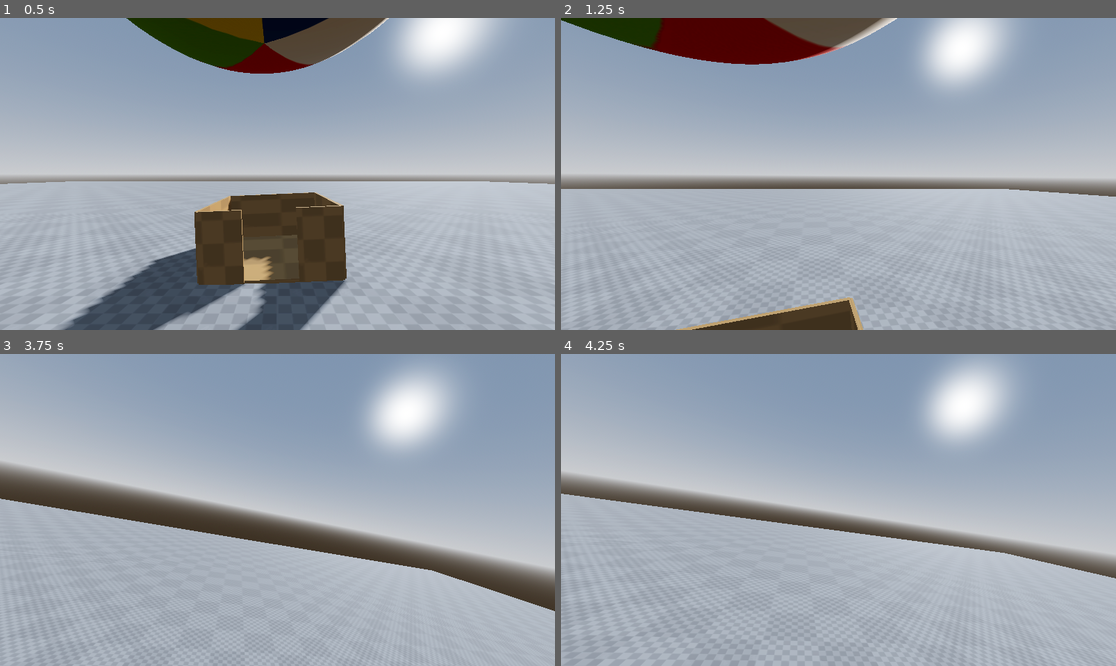
Above: before the commit, frames 1-4 (two rows, left to right).
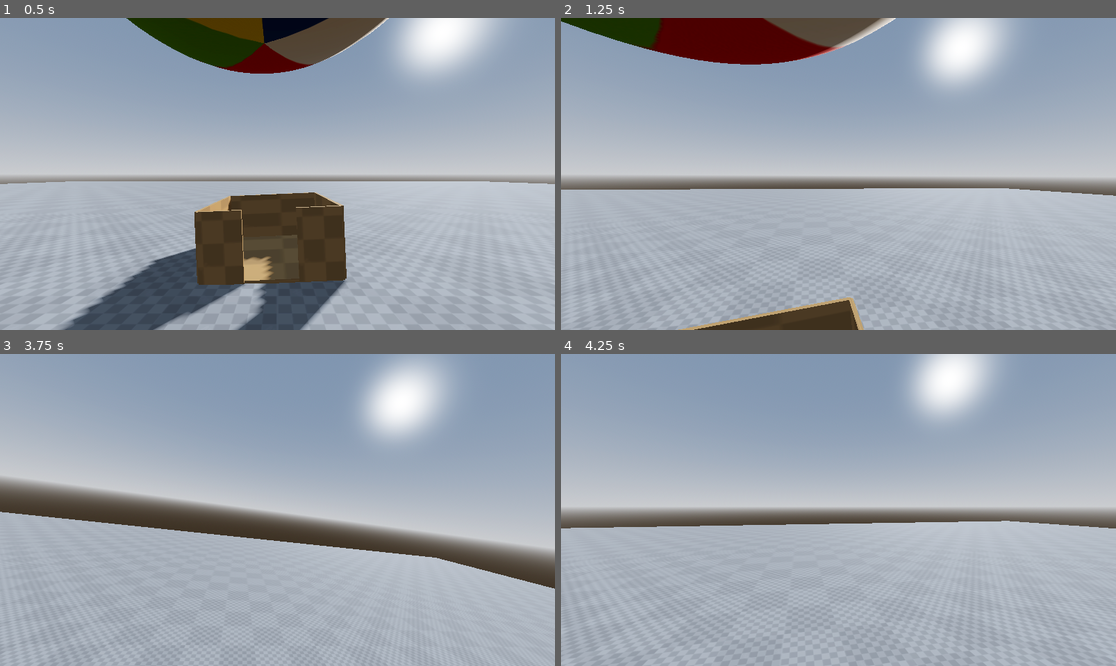
Above: after the commit, the same moments.

Repository: MagmaC4/Envelope
Game: Godot game, scene res://Scenes/master.tscn
The game is run twice, just before and just after one commit, with the same random seed, the same clock (stepped at 60 frames per second) and the same inputs.
Inputs (mouse positions are in pixels of both pictures, inside the frame that each line leads up to):
- Up to frame 1 (0.5 s): no input
- Up to frame 2 (1.25 s): move the mouse to (866, 174) at 0.52 s; press the mouse at (866, 174) at 0.53 s; hold W (move_forward) from 0.53 s (still down); tap Space (move_jump) at 0.77 s
- Up to frame 3 (3.75 s): keep holding W (move_forward); move the mouse to (249, 510) at 1.27 s; release the mouse at (249, 510) at 1.28 s; tap Shift (sprint) at 1.35, 2.85 s; tap Space (move_jump) at 1.52, 3.02 s; move the mouse to (288, 503) at 2.02 s; press the mouse at (288, 503) at 2.03 s; move the mouse to (271, 516) at 2.77 s; release the mouse at (271, 516) at 2.78 s; move the mouse to (316, 513) at 3.52 s; press the mouse at (316, 513) at 3.53 s
- Up to frame 4 (4.25 s): keep holding W (move_forward); tap Space (move_jump) at 3.77 s

Frame 1 is identical in both runs. In frame 2, 0.3% of the frame differs, in the area x 0-100%, y 0-100%; in frame 3, 11%; in frame 4, 15%.

Commit message:
Add a player twin that acts as the trigger to embark / disembark the vehicle

Diff:
--- a/Scenes/balloon_vehicle.tscn
+++ b/Scenes/balloon_vehicle.tscn
@@ -100,10 +100,12 @@
 shape = SubResource("SphereShape3D_qbobt")
 
 [node name="CabinTrigger" type="Area3D" parent="." unique_id=504987787]
+visible = false
+metadata/_edit_group_ = true
 
 [node name="CollisionShape3D" type="CollisionShape3D" parent="CabinTrigger" unique_id=1665337693]
 transform = Transform3D(1, 0, 0, 0, 1, 0, 0, 0, 1, -0.019798279, 1.418437, 0.008178711)
 shape = SubResource("BoxShape3D_qbobt")
 
-[connection signal="body_entered" from="CabinTrigger" to="." method="_on_cabin_trigger_body_entered"]
-[connection signal="body_exited" from="CabinTrigger" to="." method="_on_cabin_trigger_body_exited"]
+[connection signal="area_entered" from="CabinTrigger" to="." method="_on_cabin_trigger_area_entered"]
+[connection signal="area_exited" from="CabinTrigger" to="." method="_on_cabin_trigger_area_exited"]
--- a/Scenes/master.tscn
+++ b/Scenes/master.tscn
@@ -2,13 +2,8 @@
 
 [ext_resource type="Material" uid="uid://m8326m50smh5" path="res://Assets/Materials/test_grid_gray.tres" id="1_dla66"]
 [ext_resource type="PackedScene" uid="uid://dkxgf5ykudbxe" path="res://Scenes/player.tscn" id="2_ui57x"]
+[ext_resource type="PackedScene" uid="uid://ymqqkd6ygbrp" path="res://Scenes/player_twin.tscn" id="3_et0fo"]
 [ext_resource type="PackedScene" uid="uid://bexei880yacly" path="res://Scenes/balloon_vehicle.tscn" id="3_ui57x"]
-
-[sub_resource type="PlaneMesh" id="PlaneMesh_2xxif"]
-material = ExtResource("1_dla66")
-
-[sub_resource type="ConcavePolygonShape3D" id="ConcavePolygonShape3D_et0fo"]
-data = PackedVector3Array(1, 0, 1, -1, 0, 1, 1, 0, -1, -1, 0, 1, -1, 0, -1, 1, 0, -1)
 
 [sub_resource type="ProceduralSkyMaterial" id="ProceduralSkyMaterial_dla66"]
 sky_horizon_color = Color(0.66224277, 0.6717428, 0.6867428, 1)
@@ -23,7 +18,29 @@
 tonemap_mode = 2
 glow_enabled = true
 
+[sub_resource type="PlaneMesh" id="PlaneMesh_2xxif"]
+material = ExtResource("1_dla66")
+
+[sub_resource type="ConcavePolygonShape3D" id="ConcavePolygonShape3D_et0fo"]
+data = PackedVector3Array(1, 0, 1, -1, 0, 1, 1, 0, -1, -1, 0, 1, -1, 0, -1, 1, 0, -1)
+
 [node name="Master" type="Node3D" unique_id=925668592]
+
+[node name="WorldEnvironment" type="WorldEnvironment" parent="." unique_id=1096933158]
+environment = SubResource("Environment_2xxif")
+
+[node name="DirectionalLight3D" type="DirectionalLight3D" parent="." unique_id=86133595]
+transform = Transform3D(-0.77714586, -0.30028582, 0.5530576, 0, 0.8788171, 0.47715878, -0.6293205, 0.37082198, -0.68296903, 0, 0, 0)
+shadow_enabled = true
+
+[node name="Player" parent="." unique_id=674056149 instance=ExtResource("2_ui57x")]
+transform = Transform3D(1, 0, 0, 0, 1, 0, 0, 0, 1, 0, 1, 0)
+
+[node name="PlayerTwin" parent="." unique_id=41360756 instance=ExtResource("3_et0fo")]
+visible = false
+
+[node name="BalloonVehicle" parent="." unique_id=58244521 instance=ExtResource("3_ui57x")]
+transform = Transform3D(1, 0, 0, 0, 1, 0, 0, 0, 1, -0.07545018, 0.025, -3.787043)
 
 [node name="Ground" type="MeshInstance3D" parent="." unique_id=705273356]
 transform = Transform3D(41.62596, 0, 0, 0, 41.62596, 0, 0, 0, 41.62596, 0, 0, 0)
@@ -35,16 +52,3 @@
 
 [node name="CollisionShape3D" type="CollisionShape3D" parent="Ground/StaticBody3D" unique_id=1347175671]
 shape = SubResource("ConcavePolygonShape3D_et0fo")
-
-[node name="WorldEnvironment" type="WorldEnvironment" parent="." unique_id=1096933158]
-environment = SubResource("Environment_2xxif")
-
-[node name="DirectionalLight3D" type="DirectionalLight3D" parent="." unique_id=86133595]
-transform = Transform3D(-0.77714586, -0.30028582, 0.5530576, 0, 0.8788171, 0.47715878, -0.6293205, 0.37082198, -0.68296903, 0, 0, 0)
-shadow_enabled = true
-
-[node name="Player" parent="." unique_id=674056149 instance=ExtResource("2_ui57x")]
-transform = Transform3D(1, 0, 0, 0, 1, 0, 0, 0, 1, 0, 1, 0)
-
-[node name="BalloonVehicle" parent="." unique_id=58244521 instance=ExtResource("3_ui57x")]
-transform = Transform3D(1, 0, 0, 0, 1, 0, 0, 0, 1, -0.07545018, 0.025, -3.787043)
--- /dev/null
+++ b/Scenes/player_twin.tscn
@@ -0,0 +1,13 @@
+[gd_scene format=3 uid="uid://ymqqkd6ygbrp"]
+
+[ext_resource type="Script" uid="uid://dfylilmgyqvlw" path="res://Scripts/player_twin.gd" id="1_5pbc6"]
+
+[sub_resource type="CapsuleShape3D" id="CapsuleShape3D_b3lv2"]
+
+[node name="PlayerTwin" type="Area3D" unique_id=1320773519 groups=["PlayerTwin"]]
+script = ExtResource("1_5pbc6")
+metadata/_edit_lock_ = true
+metadata/_edit_group_ = true
+
+[node name="CollisionShape3D" type="CollisionShape3D" parent="." unique_id=1230735200]
+shape = SubResource("CapsuleShape3D_b3lv2")
--- a/Scripts/balloon_vehicle.gd
+++ b/Scripts/balloon_vehicle.gd
@@ -32,31 +32,24 @@
 	tween.tween_property(self, "rotation:z", deg_to_rad(-15), 3.0 )
 	tween.tween_property(self, "rotation:z", 0.0, 3.0 )
 
-# Make player position local to the vehicle
-func _on_cabin_trigger_body_entered(body: Node3D) -> void:
-	if body.is_in_group("Player"):
+func _on_cabin_trigger_area_entered(area: Area3D) -> void:
+	if area.is_in_group("PlayerTwin"):
 		print("Vehicle entered")
 		var vehicle_node = self
-		body.reparent(vehicle_node, true)
+		reparent_player(area, vehicle_node)
 
-		# Smoothly reset local rotation to zero
-		var tween = create_tween()
-		tween.tween_property(body,"rotation", Vector3.ZERO, 0.5)
+func _on_cabin_trigger_area_exited(area: Area3D) -> void:
+	if area.is_in_group("PlayerTwin"):
+		print("Vehicle exited")
+		var world_node = get_tree().current_scene
+		reparent_player(area, world_node)
 
-# Make player position local to the world
-func _on_cabin_trigger_body_exited(body: Node3D) -> void:
-	pass
-	#if body.is_in_group("Player"):
-		#print("Vehicle exited")
-		#var world_node = get_tree().current_scene
-		#reparent_player(body, world_node)
-
-
-
-func reparent_player(body: CharacterBody3D, parent: Node3D):
+func reparent_player(area: Area3D, parent: Node3D):
 # Turn off Area3D monitoring so when scene tree changes,
 # the player doesn't send an Area Exited signal
-	cabin_trigger.set_deferred("monitoring", false)
-	body.call_deferred("reparent", parent, true)
-	await get_tree().create_timer(0.1).timeout
-	cabin_trigger.set_deferred("monitoring", true)
+	var player = area.player
+	player.reparent(parent, true)
+
+	# Smoothly reset local rotation to zero
+	var tween = create_tween()
+	tween.tween_property(player,"rotation", Vector3.ZERO, 0.5)
--- /dev/null
+++ b/Scripts/player_twin.gd
@@ -0,0 +1,10 @@
+extends Node3D
+
+@onready var player = get_tree().get_first_node_in_group("Player")
+
+# Player twin is a area trigger box that follows the player hit box
+# This will allow us to reparent the player without interrupting physics processes
+
+func _process(delta: float) -> void:
+	if player:
+		global_transform = player.global_transform
--- a/project.godot
+++ b/project.godot
@@ -18,6 +18,7 @@
 [global_group]
 
 Player=""
+PlayerTwin=""
 
 [input]
 
Not shown, added: Scripts/player_twin.gd.uid
